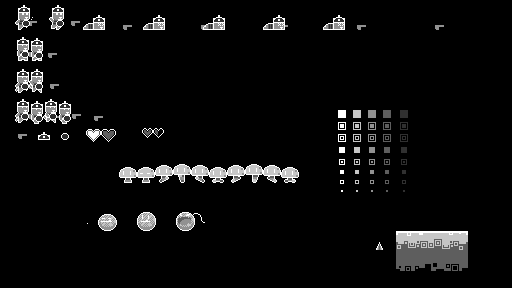
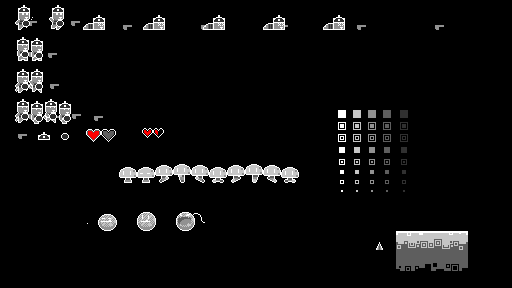
Revision of a layered 512x288 image; what changed, layer by layer:
painted on "Background" over left=88, top=130, right=158, bottom=140
